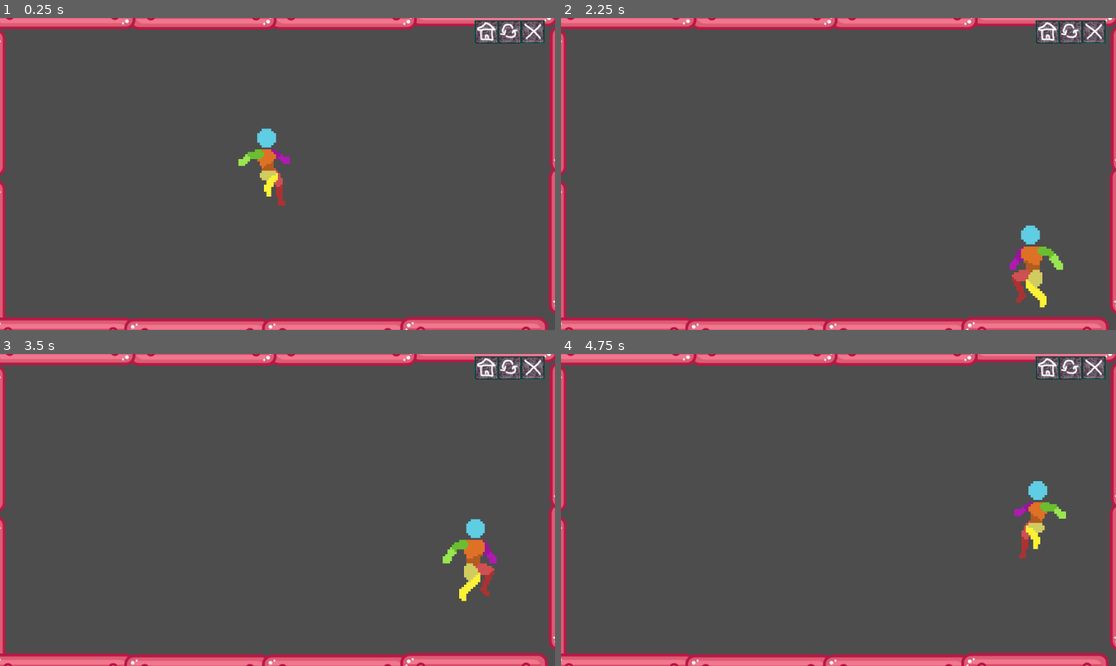
Above: before the commit, frames 1-4 (two rows, left to right).
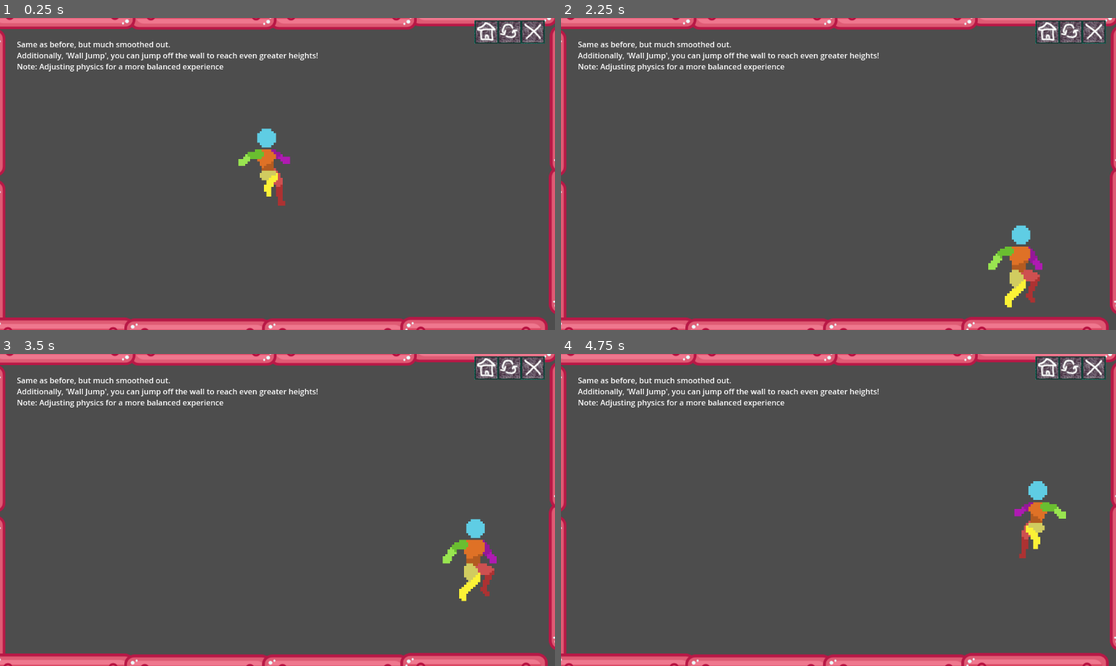
Above: after the commit, the same moments.

Repository: StevenPartridge/godot-learning
Game: Godot game, scene res://Manny4/MannysWorld4.tscn
The game is run twice, just before and just after one commit, with the same random seed, the same clock (stepped at 60 frames per second) and the same inputs. This scene is started directly instead of the project's main scene.
Inputs (mouse positions are in pixels of both pictures, inside the frame that each line leads up to):
- Up to frame 1 (0.25 s): no input
- Up to frame 2 (2.25 s): move the mouse to (960, 158) at 0.52 s; hold E (Interact) 0.53-1.28 s; hold Right (MoveRight) 0.53-2.03 s; tap W (Jump) at 0.77, 1.07, 1.52, 1.55, 1.82, 2.1 s; tap Shift (Sprint) at 0.8, 1.35 s; move the mouse to (727, 189) at 1.27 s; move the mouse to (894, 105) at 2.02 s; hold A (MoveLeft) from 2.03 s (still down); hold E (Interact) from 2.03 s (still down)
- Up to frame 3 (3.5 s): move the mouse to (249, 572) at 2.77 s; release A (MoveLeft) at 2.78 s; release E (Interact) at 2.78 s; hold Right (MoveRight) from 2.78 s (still down); tap S (Crouch) at 2.85 s; tap W (Jump) at 3.02, 3.32 s; tap Shift (Sprint) at 3.05 s
- Up to frame 4 (4.75 s): move the mouse to (1005, 556) at 3.52 s; tap Down (GroundPound) at 3.6 s; tap W (Jump) at 3.77, 3.8, 4.07, 4.52 s; move the mouse to (672, 463) at 4.27 s; release Right (MoveRight) at 4.28 s; hold A (MoveLeft) from 4.28 s (still down); tap E (Interact) at 4.35 s

The runs differ from the first frame. In frame 1, 1.1% of the frame differs, in the area x 3-58%, y 7-18%; in frame 2, 2.5%, in the area x 3-91%, y 7-93%; in frame 3, 1.1%; in frame 4, 1.1%.

Commit message:
Fixed a bug with Push/Pull, added text labels to each Manny Scene

Diff:
--- a/src/Manny2/MannysWorld2.tscn
+++ b/src/Manny2/MannysWorld2.tscn
@@ -1,8 +1,7 @@
-[gd_scene load_steps=4 format=3 uid="uid://c4ahdfeqp6y8q"]
+[gd_scene load_steps=3 format=3 uid="uid://c4ahdfeqp6y8q"]
 
 [ext_resource type="PackedScene" uid="uid://f061epmdy5ix" path="res://Extras/WallFrame.tscn" id="1_67nok"]
 [ext_resource type="PackedScene" uid="uid://cvru3wihhmkwa" path="res://Manny2/Manny2.tscn" id="2_rutcb"]
-[ext_resource type="Script" path="res://Manny2/Manny2.gd" id="3_bsslq"]
 
 [node name="Node2D" type="Node2D"]
 
@@ -11,4 +10,10 @@
 [node name="Manny" parent="." instance=ExtResource("2_rutcb")]
 position = Vector2(368, 271)
 scale = Vector2(4.16, 4.16)
-script = ExtResource("3_bsslq")
+
+[node name="RichTextLabel" type="RichTextLabel" parent="."]
+offset_left = 34.0
+offset_top = 45.0
+offset_right = 584.0
+offset_bottom = 85.0
+text = "Manny #2, Sprint with Shift and notice the 'LandOnGround' animation"
--- a/src/Manny3/Manny3.gd
+++ b/src/Manny3/Manny3.gd
@@ -67,7 +67,7 @@
 	move_and_slide()
 
 func current_direction_locked():
-	return Input.is_action_just_pressed("Interact") or Manny.animation == "WallSlide" or Manny.animation == "WallLand"
+	return Input.is_action_pressed("Interact") or Manny.animation == "WallSlide" or Manny.animation == "WallLand"
 
 func update_velocity(delta):
 	apply_gravity(delta)
--- a/src/Manny3/MannysWorld3.tscn
+++ b/src/Manny3/MannysWorld3.tscn
@@ -10,3 +10,11 @@
 [node name="Manny3" parent="." instance=ExtResource("2_qt2m5")]
 position = Vector2(731, 209)
 scale = Vector2(6.96, 6.96)
+
+[node name="RichTextLabel" type="RichTextLabel" parent="."]
+offset_left = 37.0
+offset_top = 37.0
+offset_right = 837.0
+offset_bottom = 117.0
+text = "Same as before but with Double Jump (W + W), Pushing and Pulling (E + A/D) and a Weapon!
+Also notice 'LandOnWall' animation as well as 'WallSlide'"
--- a/src/Manny4/Manny4.gd
+++ b/src/Manny4/Manny4.gd
@@ -77,7 +77,7 @@
 		$RayCast2DLeft.enabled = false
 
 func current_direction_locked():
-	return Input.is_action_just_pressed("Interact") or Manny.animation == "WallSlide" or Manny.animation == "WallLand"
+	return Input.is_action_pressed("Interact") or Manny.animation == "WallSlide" or Manny.animation == "WallLand"
 
 func update_velocity(delta):
 	apply_gravity(delta)
--- a/src/Manny4/MannysWorld4.tscn
+++ b/src/Manny4/MannysWorld4.tscn
@@ -10,3 +10,12 @@
 [node name="Manny4" parent="." instance=ExtResource("2_qtrca")]
 position = Vector2(558, 265)
 scale = Vector2(5.52, 5.52)
+
+[node name="RichTextLabel" type="RichTextLabel" parent="."]
+offset_left = 35.0
+offset_top = 43.0
+offset_right = 835.0
+offset_bottom = 123.0
+text = "Same as before, but much smoothed out.
+Additionally, 'Wall Jump', you can jump off the wall to reach even greater heights!
+Note: Adjusting physics for a more balanced experience"
--- a/src/MannysWorld/MannysWorld.tscn
+++ b/src/MannysWorld/MannysWorld.tscn
@@ -10,3 +10,11 @@
 [node name="Manny1" parent="." instance=ExtResource("2_3v8xs")]
 position = Vector2(565, 367)
 scale = Vector2(4.68, 4.68)
+
+[node name="RichTextLabel" type="RichTextLabel" parent="."]
+offset_left = 23.0
+offset_top = 26.0
+offset_right = 573.0
+offset_bottom = 302.0
+text = "The first Manny, featuring walking animations. Press \"W\" to jump"
+fit_content = true
